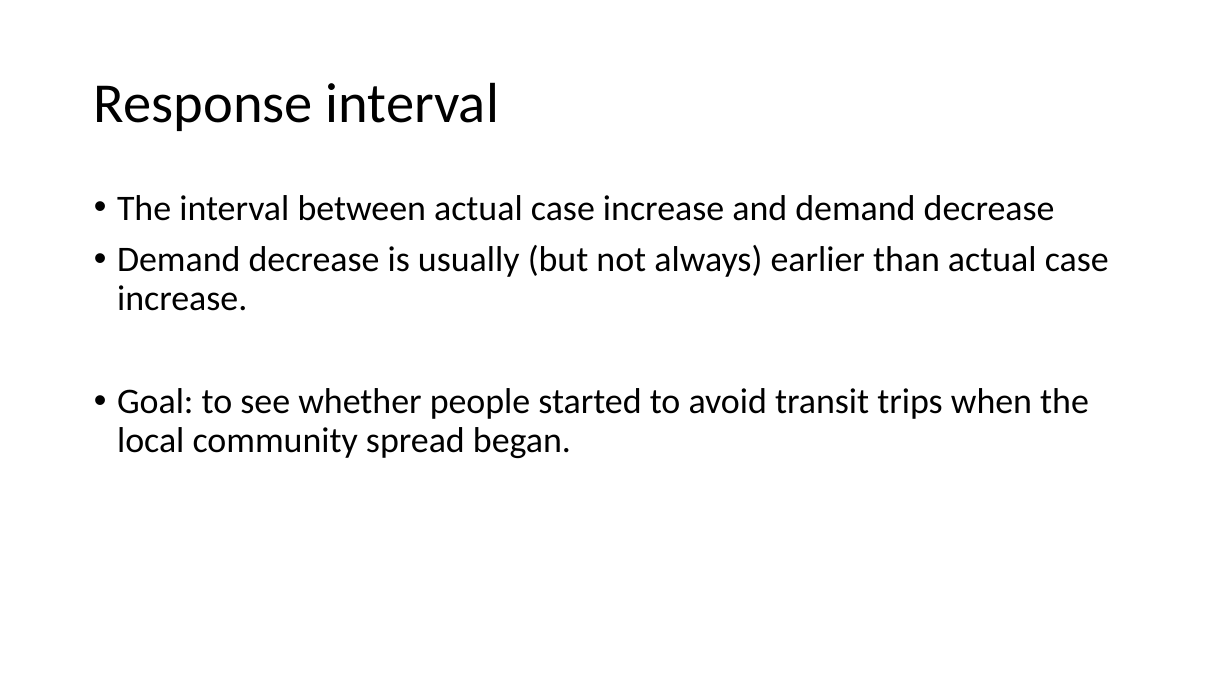
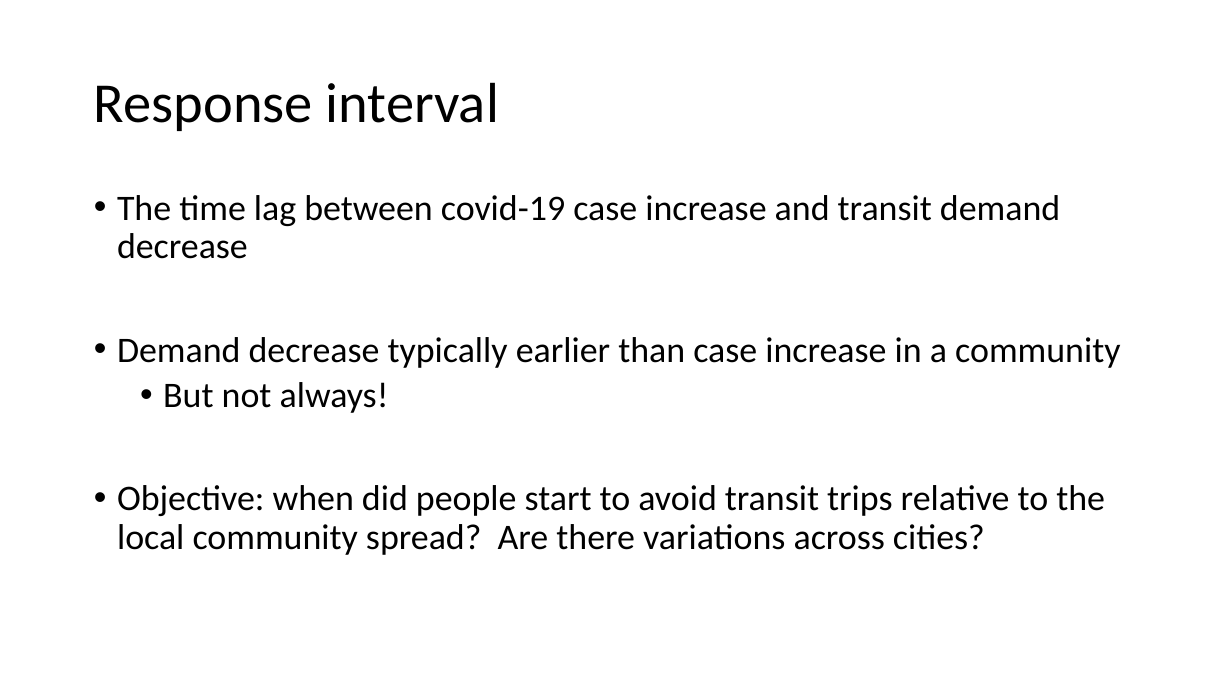
Before and after one commit to luyuliu/COVID-Transit-Demand, a slide deck: slide 6 of doc/pre_results.pptx. Drawn at 1232x693 pixels with LibreOffice and Linux fonts; fonts in the diff are those of the drawing. Boxes give left, top, right and bottom in pixels: in the first picture for what was removed or moved away, otherwise in the second. Text is boxed around its words. In the diff, an @@ line names an element or a change of style, - is before the commit and + after.

```diff
--- a/doc/pre_results.pptx
+++ b/doc/pre_results.pptx
@@ text at (117,195,1120,555): text changed @@
-• The interval between actual case increase and demand decrease
-• Demand decrease is usually (but not always) earlier than actual case increase.
-• Goal: to see whether people started to avoid transit trips when the local community spread began.
+• The time lag between covid-19 case increase and transit demand decrease
+• Demand decrease typically earlier than case increase in a community
+  • But not always!
+• Objective: when did people start to avoid transit trips relative to the local community spread? Are there variations across cities?
```
Also in this commit, not shown: 10 other slides changed, 1 slide added, 1 slide removed, 4 other files.
